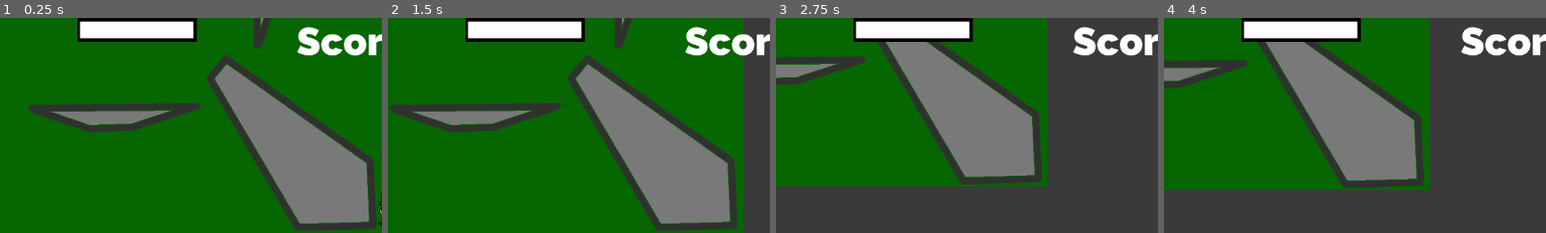
Above: before the commit, frames 1-4 (left to right).
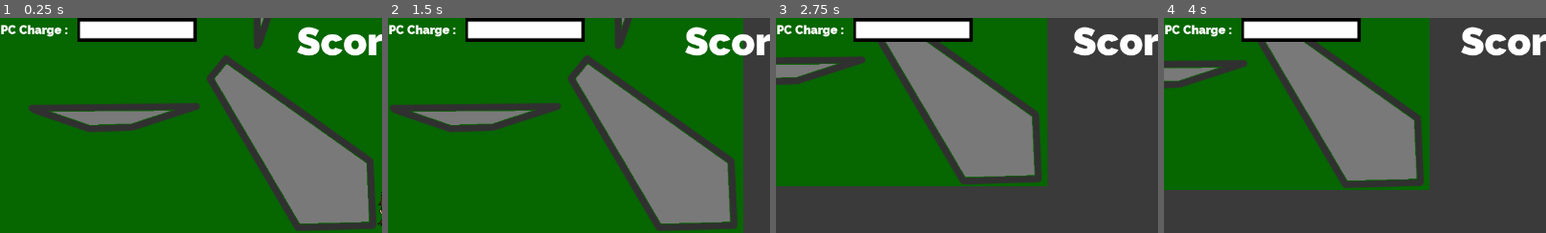
Above: after the commit, the same moments.

Repository: CeylenGames/5thAlakajam
Game: Godot game, scene res://World.tscn
The game is run twice, just before and just after one commit, with the same random seed, the same clock (stepped at 60 frames per second) and the same inputs.
Inputs:
- Up to frame 1 (0.25 s): no input
- Up to frame 2 (1.5 s): tap Enter at 0.5 s; hold Right (ui_right) 0.53-1.28 s; tap Keypad 0 (combo_0) at 0.6 s; tap Space (ui_select) at 0.77 s; hold Down (ui_down) from 1.28 s (still down); tap Keypad 1 (combo_1) at 1.35 s
- Up to frame 3 (2.75 s): tap Space (ui_select) at 1.52 s; release Down (ui_down) at 2.03 s; hold Right (ui_right) from 2.03 s (still down); tap Keypad 0 (combo_0) at 2.1 s
- Up to frame 4 (4 s): release Right (ui_right) at 2.78 s; hold Up (ui_up) 2.78-3.53 s; tap Keypad 1 (combo_1) at 2.85 s; tap Space (ui_select) at 3.02, 3.77 s; hold Left (ui_left) from 3.53 s (still down); tap Keypad 0 (combo_0) at 3.6 s
The pictures show only the part of the screen within x 0-50%, y 0-50%; the shares and areas given below are measured in that part.

The runs differ from the first frame. In frame 1, 0.5% of the frame differs, in the area x 0-18%, y 3-9%; in frame 2, 0.5%; in frame 3, 0.5%; in frame 4, 0.5%.
Error before the commit: Invalid call. Nonexistent function 'reset' in base 'Node2D (Combo.gd)'. (res://Scripts/Main.gd:28)
Error after the commit: Attempt to call function 'reset' in base 'null instance' on a null instance. (res://Scripts/Main.gd:28)

Commit message:
Update World.tscn

Diff:
--- a/World.tscn
+++ b/World.tscn
@@ -17,22 +17,17 @@
 
 [sub_resource type="NavigationPolygon" id=1]
 
-vertices = PoolVector2Array( 3840, -1080, 3840, 2160, -1920, 2160, -1920, -1080 )
+vertices = PoolVector2Array( 3000, -1800, 3000, 1800, -3000, 1800, -3000, -1800 )
 polygons = [ PoolIntArray( 0, 1, 2, 3 ) ]
-outlines = [ PoolVector2Array( -1920, -1080, -1920, 2160, 3840, 2160, 3840, -1080 ) ]
+outlines = [ PoolVector2Array( -3000, -1800, -3000, 1800, 3000, 1800, 3000, -1800 ) ]
 
 [sub_resource type="DynamicFont" id=2]
 
 size = 20
 use_mipmaps = false
 use_filter = false
-font_data = ExtResource( 6 )
+font_data = ExtResource( 12 )
 _sections_unfolded = [ "Extra Spacing", "Font", "Settings" ]
-
-[sub_resource type="DynamicFontData" id=4]
-
-hinting = 2
-font_path = "res://font/Raleway-Black.ttf"
 
 [sub_resource type="DynamicFont" id=3]
 
@@ -42,6 +37,11 @@
 font_data = ExtResource( 12 )
 _sections_unfolded = [ "Extra Spacing", "Font", "Settings" ]
 
+[sub_resource type="DynamicFontData" id=4]
+
+hinting = 2
+font_path = "res://font/Raleway-Black.ttf"
+
 [sub_resource type="DynamicFont" id=5]
 
 size = 40
@@ -50,7 +50,7 @@
 font_data = SubResource( 4 )
 _sections_unfolded = [ "Extra Spacing", "Font", "Settings" ]
 
-[node name="World" type="Node"]
+[node name="World" type="Node" index="0"]
 
 script = ExtResource( 1 )
 ScoreLabel = NodePath("GUI/Score")
@@ -139,24 +139,9 @@
 navpoly = SubResource( 1 )
 enabled = true
 
-[node name="Spawner" type="Node2D" parent="." index="4"]
-
-position = Vector2( 610, -310 )
-script = ExtResource( 6 )
-nav = NodePath("../Navigation2D")
-Enemy = ExtResource( 7 )
-Player = NodePath("../Player")
-EnemyContainer = NodePath("../Enemies")
-sprites = [ ExtResource( 8 ), ExtResource( 9 ), ExtResource( 10 ), ExtResource( 11 ) ]
-
-[node name="Timer" type="Timer" parent="Spawner" index="0"]
-
-process_mode = 1
-wait_time = 8.0
-one_shot = false
-autostart = false
-
-[node name="Spawner2" type="Node2D" parent="." index="5"]
+[node name="Enemies" type="Node2D" parent="." index="4"]
+
+[node name="Spawner1" type="Node2D" parent="." index="5"]
 
 position = Vector2( 710, 750 )
 script = ExtResource( 6 )
@@ -166,13 +151,9 @@
 EnemyContainer = NodePath("../Enemies")
 sprites = [ ExtResource( 8 ), ExtResource( 9 ), ExtResource( 10 ), ExtResource( 11 ) ]
 
-[node name="Spawner2" parent="." index="4" instance=ExtResource( 5 )]
-
-position = Vector2( -660, -400 )
-
-[node name="Spawner3" type="Node2D" parent="." index="6"]
-
-position = Vector2( -760, -560 )
+[node name="Spawner2" type="Node2D" parent="." index="6"]
+
+position = Vector2( 1480, 60 )
 script = ExtResource( 6 )
 nav = NodePath("../Navigation2D")
 Enemy = ExtResource( 7 )
@@ -180,14 +161,15 @@
 EnemyContainer = NodePath("../Enemies")
 sprites = [ ExtResource( 8 ), ExtResource( 9 ), ExtResource( 10 ), ExtResource( 11 ) ]
 
-[node name="Timer" type="Timer" parent="Spawner3" index="0"]
-
-process_mode = 1
-wait_time = 8.0
-one_shot = false
-autostart = false
-
-[node name="Enemies" type="Node2D" parent="." index="7"]
+[node name="Spawner3" type="Node2D" parent="." index="7"]
+
+position = Vector2( -250, 190 )
+script = ExtResource( 6 )
+nav = NodePath("../Navigation2D")
+Enemy = ExtResource( 7 )
+Player = NodePath("../Player")
+EnemyContainer = NodePath("../Enemies")
+sprites = [ ExtResource( 8 ), ExtResource( 9 ), ExtResource( 10 ), ExtResource( 11 ) ]
 
 [node name="GUI" type="CanvasLayer" parent="." index="8"]
 
@@ -212,7 +194,7 @@
 size_flags_horizontal = 1
 size_flags_vertical = 4
 custom_fonts/font = SubResource( 2 )
-text = "PC Charge :"
+text = "PC Charge : "
 align = 1
 valign = 1
 percent_visible = 1.0
Not shown: 1 places in World.tscn that only renumber resources
